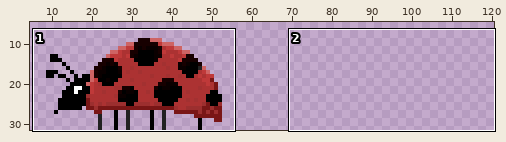
One commit to this sprite sheet: Platformer/Assets/Sprites/Interactables/Lady Bug.png. The picture above shows the old version from afar; the outline marks the close-up.
Close-up. The starting point:
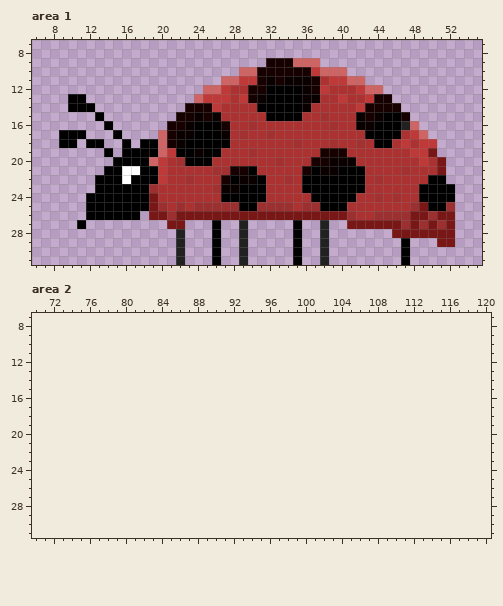
The file is 64x32 pixels. Colours within 5 levels of each other are drawn and written as one. Shown: area 1: x 6..55, y 7..31; area 2: x 70..120, y 7..31. The old version is drawn lined up with the new one, on the new canvas. The wide view leaves out empty margins.
After:
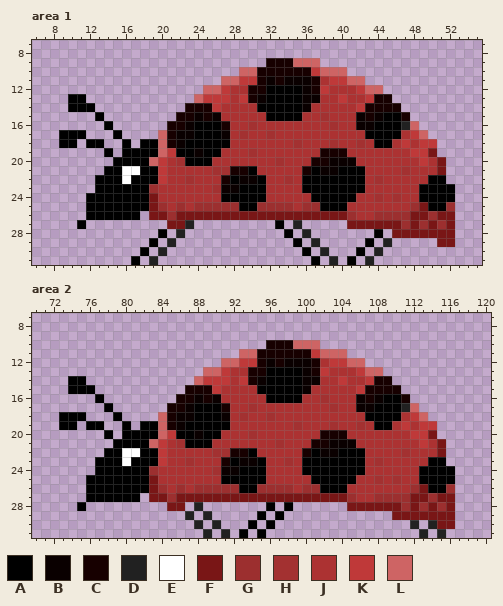
Palette (. is transparent): A #000000  B #0a0000  C #170000  D #212121  E #ffffff  F #791616  G #9c2f2f  H #a33131  J #ac3232  K #bf3939  L #ce6464
Edits made:
canvas 64x32 -> 128x32
Changed rows in their new state; - is an unchanged pixel.
Area 1:
first column x 17:
27 ------D--.--.---A-D--.---------
28 ---A-----.--.----A.D-.-----A---
29 --A-D.---.--.-------D.----A-D-.
30 -A-D-.---.--.-----.A-----A-D--.
31 A-D--.---.--.-----.-A.D-A-D---.
Area 2:
first column x 73:
10 -----------------------CCCLLL---------------
11 --------------------LLCCCCCCKLLL------------
12 ------------------LLKKCBCBBBCJKKLL----------
13 ----------------LLKJJCCAAAABCKJJJKLL--------
14 -AA------------LKKKJKCBAAAABBJJKJJKCC-------
15 -AAA----------CCCKJJJJAAAAABJJJJJKCCCC------
16 ----A--------CCBCBJJJJJAAAAJJHJJJBCBAAC-----
17 -----A------CCBAAACJJHJJJJJJJJHJJBBAAADL----
18 AAA---A----LCBBAAABJHJJHJJJJJJJJJJAAAAJKL---
19 AA-AA--A-AALCBAAAAAJJJJJJJHJJJHJJHJAAJKJKK--
20 -----A-AAAALKAABAAJJJHJJJJJJJCCCJJJJJJJKKF--
21 ------AAAALKJHAAAJJJJJJJHJJJCCBBBJJJJJJJKJF-
22 -----AAEEAAKJJJJJHHCCAJJJJJCABBAAAJJJJHJJJF-
23 ----AAAEAAAKJJHJJJCABBAJJHJAAAAAAAJHJJJJJAA-
24 ----AAAAAAGJJJJJJHBBAAAJJJJAAAAAAAJJJJJJAAAA
25 ---AAAAAAAFJJJJJJJAAAAAJJJJJAAAAAJJHJHJJAAAA
26 ---AAAAAAAFGJGJGGGGGAAGGGGJGGAAAJJJJJJJGFAAG
27 ---AAAAAA-FFGFFFFFFFFFFFFFFFFFFFGJJGGGGFFGFF
28 --A---------FF-D-------A-A------FFFFFFGFGFGF
29 --------------D-D-----A-A------------FFFFFFF
30 ---------------D-D---A-A---------------D-DFF
31 ----------------D-D-A-A-----------------D-D-
Where, in picture pixels (left, top, right, bottom), the same in both close-ups:
changed: (131, 220, 248, 265)
changed: (275, 220, 410, 265)
added: (59, 340, 455, 538)
